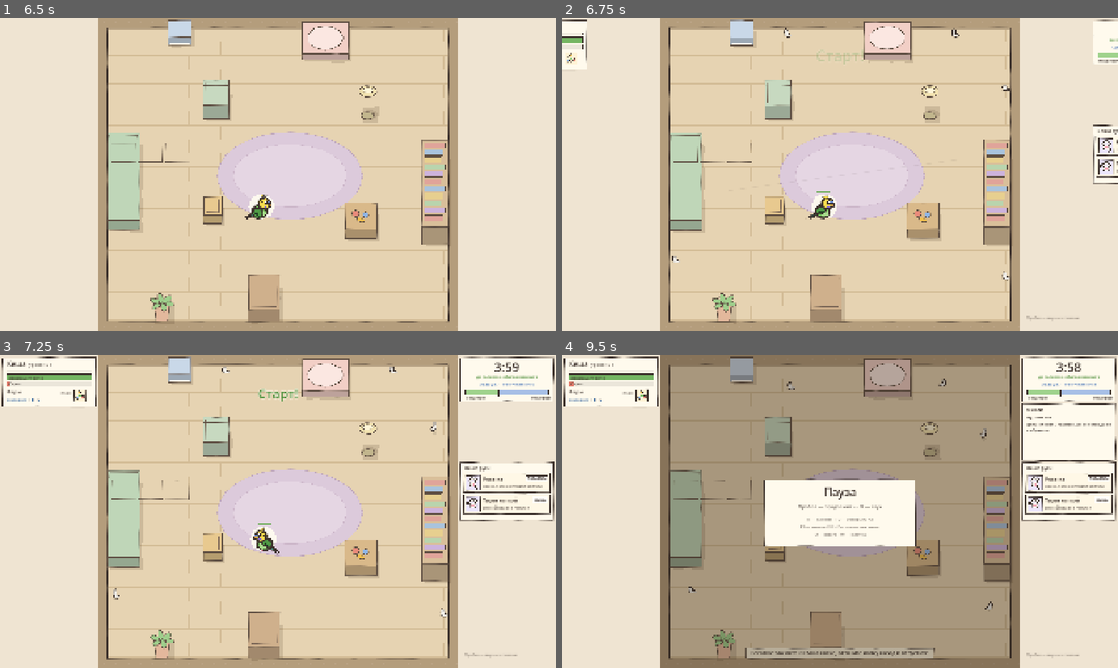
Above: before the commit, frames 1-4 (two rows, left to right).
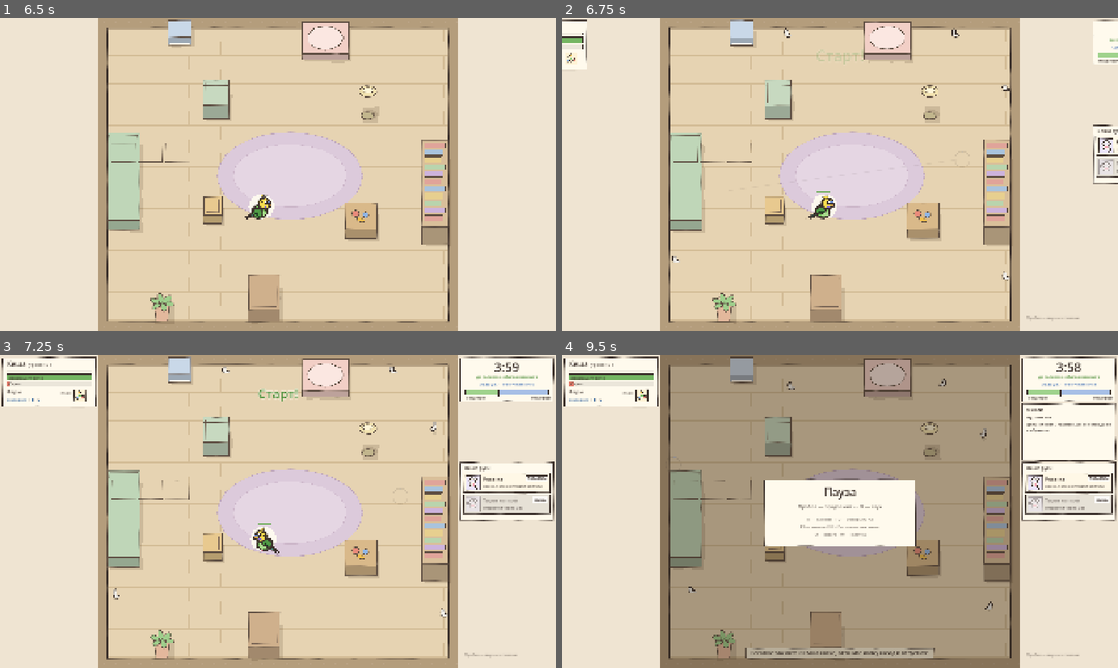
Above: after the commit, the same moments.

Repository: wtoday92-commits/popugay-naoborot
Game: Godot game, scene res://main.tscn
Two runs of this game, one before a commit and one after it. Both use one fixed random seed, a clock stepped at 60 frames per second and the inputs below.
Inputs (mouse positions are in pixels of both pictures, inside the frame that each line leads up to):
- Up to frame 1 (6.5 s): tap Enter at 0.5 s; move the mouse to (400, 158) at 0.52 s; hold W 0.53-1.25 s; tap Q at 0.6 s; click (400, 158) at 0.67 s; tap Space at 0.77, 1.07, 3.77, 4.07 s; drag from (166, 190) to (250, 237) at 1.27 s; move the mouse to (333, 105) at 2.02 s; hold W 2.03-2.75 s; tap 2 at 2.1 s; drag from (250, 237) to (111, 127) at 2.77 s; move the mouse to (444, 221) at 3.52 s; tap R at 3.6 s; drag from (111, 127) to (194, 96) at 4.27 s; move the mouse to (305, 174) at 5.02 s; tap M at 5.1 s; click (305, 174) at 5.17 s; drag from (194, 96) to (166, 190) at 5.77 s
- Up to frame 2 (6.75 s): move the mouse to (962, 158) at 6.52 s; hold W from 6.53 s (still down); tap 1 at 6.6 s
- Up to frame 3 (7.25 s): keep holding W; tap Space at 6.77, 7.07 s
- Up to frame 4 (9.5 s): release W at 7.25 s; drag from (728, 527) to (812, 574) at 7.27 s; move the mouse to (895, 442) at 8.02 s; tap P at 8.1 s; drag from (812, 574) to (673, 464) at 8.77 s

Frame 1 is identical in both runs. In frame 2, 0.1% of the frame differs, in the area x 71-100%, y 42-51%; in frame 3, 0.6%; in frame 4, 0.7%, in the area x 20-99%, y 32-51%.

Commit message:
Кольцо отката тарана вплотную под кольцом рогатки, таран серый с таймером до 0:20
Co-Authored-By: Claude Opus 5.5 (1M context) <noreply@anthropic.com>

Diff:
--- a/scripts/hud.gd
+++ b/scripts/hud.gd
@@ -1421,11 +1421,16 @@
 		var k2: float = 1.0 - clampf(game.throw_cd / game.throw_cd_full(), 0.0, 1.0)
 		draw_arc(p, 32.0, 0, TAU, 32, Color(INK, 0.18), 4.0, true)
 		draw_arc(p, 32.0, -PI * 0.5, -PI * 0.5 + TAU * k2, 32, Color(0.42, 0.31, 0.7, 0.85), 4.0, true)
-	# таран: внутреннее кольцо поменьше, оранжевое
-	if game.ram_cd > 0.0 and game.time >= game.RAM_UNLOCK:
+	# таран: внутреннее кольцо сразу под кольцом рогатки (зазор 1,5 px), оранжевое;
+	# пока таран не открыт — серое кольцо заполняется до 0:20
+	if game.time < game.RAM_UNLOCK:
+		var k4: float = clampf(game.time / game.RAM_UNLOCK, 0.0, 1.0)
+		draw_arc(p, 26.5, 0, TAU, 32, Color(INK, 0.12), 3.0, true)
+		draw_arc(p, 26.5, -PI * 0.5, -PI * 0.5 + TAU * k4, 32, Color(0.55, 0.55, 0.6, 0.8), 3.0, true)
+	elif game.ram_cd > 0.0:
 		var k3: float = 1.0 - clampf(game.ram_cd / game.RAM_CD, 0.0, 1.0)
-		draw_arc(p + Vector2(0, 3), 22.0, 0, TAU, 28, Color(INK, 0.15), 3.0, true)
-		draw_arc(p + Vector2(0, 3), 22.0, -PI * 0.5, -PI * 0.5 + TAU * k3, 28, Color(0.88, 0.5, 0.15, 0.9), 3.0, true)
+		draw_arc(p, 26.5, 0, TAU, 32, Color(INK, 0.15), 3.0, true)
+		draw_arc(p, 26.5, -PI * 0.5, -PI * 0.5 + TAU * k3, 32, Color(0.88, 0.5, 0.15, 0.9), 3.0, true)
 	if game.throw_ready_flash > 0.0:
 		var f: float = game.throw_ready_flash / 0.45
 		draw_arc(p, 30.0 + 18.0 * (1.0 - f), 0, TAU, 32, Color(0.42, 0.31, 0.7, f), 4.0, true)
--- a/scripts/main.gd
+++ b/scripts/main.gd
@@ -3220,8 +3220,10 @@
 
 func ability_unlocked(k: String) -> bool:
 	match k:
-		"throw", "ram":
+		"throw":
 			return true
+		"ram":
+			return time >= RAM_UNLOCK
 		"millet":
 			return Meta.unlocked(meta, "millet") and millet_unlocked
 		"book":
